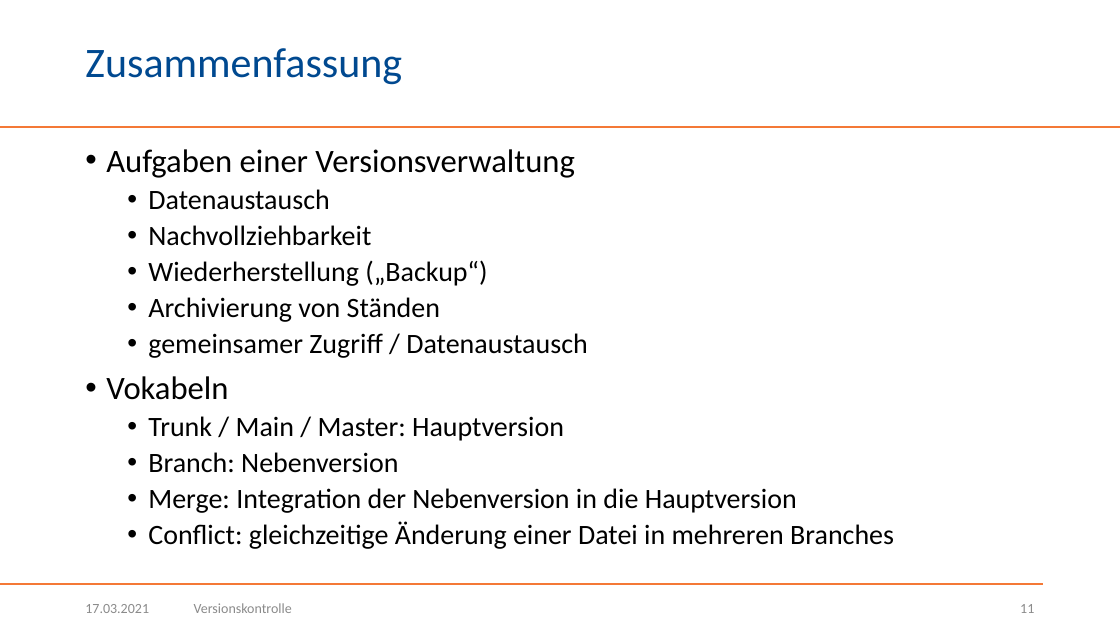
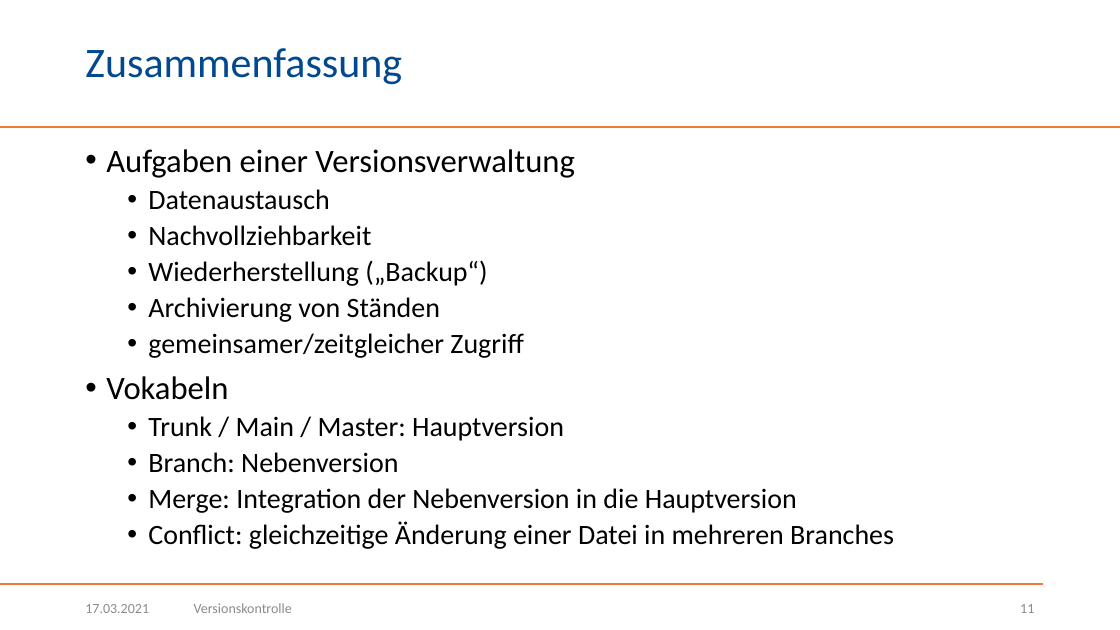
Before and after one commit to BogyMitutoyoCTL/Snake-AI-2021.1, a slide deck: slide 11 of presentation/Versionskontrolle.pptx. Drawn at 1120x630 pixels with LibreOffice and Linux fonts; fonts in the diff are those of the drawing; background and template pictures are left out. Boxes give left, top, right and bottom in pixels: in the first picture for what was removed or moved away, otherwise in the second. Text is boxed around its words. In the diff, an @@ line names an element or a change of style, - is before the commit and + after.

Commit message:
Versionskontrolle: Fehler in Zusammenfassung korrigiert.

```diff
--- a/presentation/Versionskontrolle.pptx
+++ b/presentation/Versionskontrolle.pptx
@@ text at (148,333,523,358): text changed @@
-  • gemeinsamer Zugriff / Datenaustausch
+  • gemeinsamer/zeitgleicher Zugriff
```
